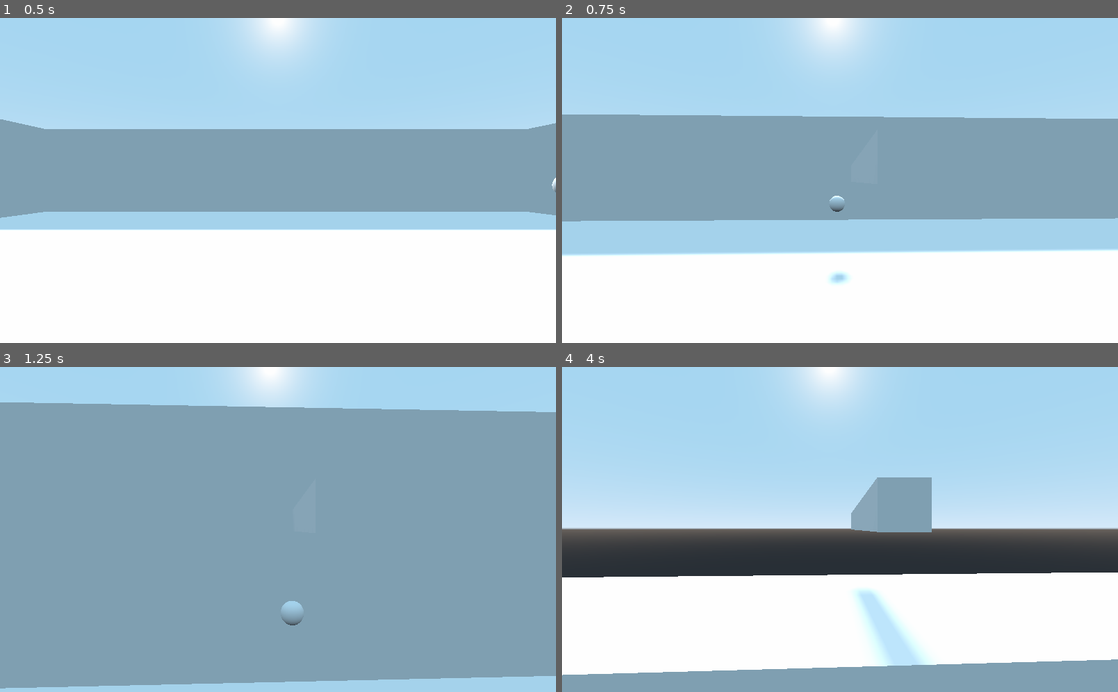
Above: before the commit, frames 1-4 (two rows, left to right).
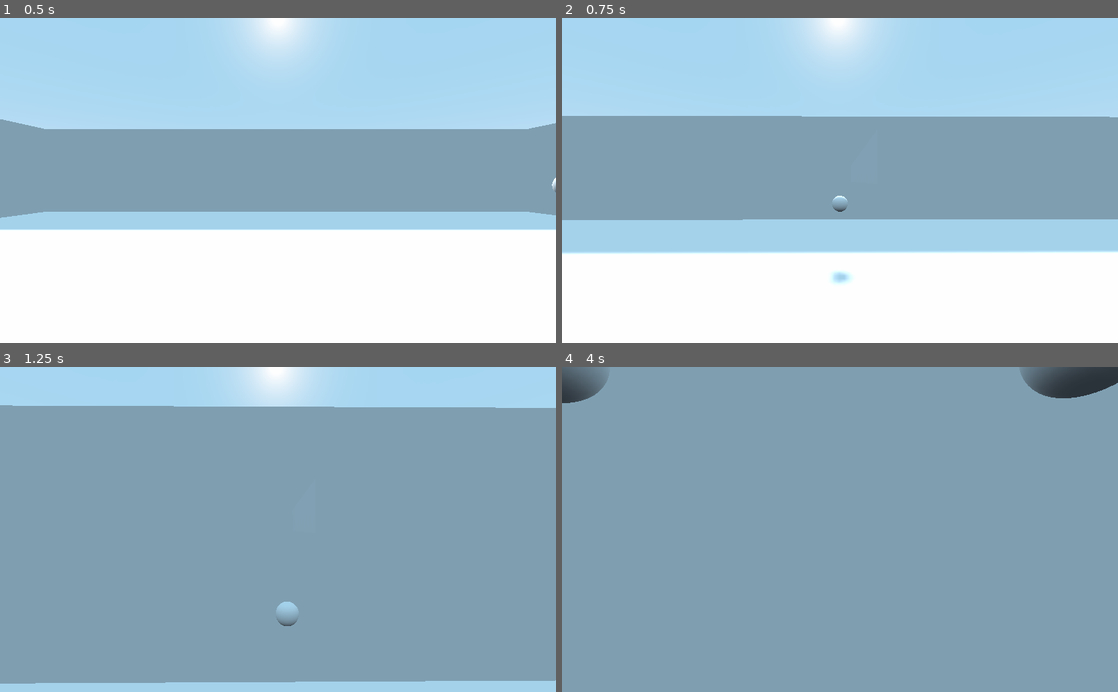
Above: after the commit, the same moments.

Repository: NickCheng0921/curveshot
Game: Godot game, scene res://Scenes/Main.tscn
The game is run twice, just before and just after one commit, with the same random seed, the same clock (stepped at 60 frames per second) and the same inputs.
Inputs (mouse positions are in pixels of both pictures, inside the frame that each line leads up to):
- Up to frame 1 (0.5 s): no input
- Up to frame 2 (0.75 s): move the mouse to (867, 180) at 0.52 s; hold W (move_forward) from 0.53 s (still down); click (867, 180) at 0.6 s
- Up to frame 3 (1.25 s): keep holding W (move_forward); tap Space (jump) at 0.77 s
- Up to frame 4 (4 s): keep holding W (move_forward); move the mouse to (812, 529) at 1.27 s; click (812, 529) at 1.35 s; tap Space (jump) at 1.52, 3.02, 3.77 s; move the mouse to (851, 523) at 2.02 s; click (851, 523) at 2.1 s; move the mouse to (834, 536) at 2.77 s; click (834, 536) at 2.85 s; move the mouse to (878, 532) at 3.52 s; click (878, 532) at 3.6 s

Frame 1 is identical in both runs. In frame 2, 0.9% of the frame differs, in the area x 0-100%, y 29-81%; in frame 3, 1.4%; in frame 4, 90%, in the area x 0-100%, y 0-95%.

Commit message:
Fixed camera clamping; extracted view rotation code into _process

Diff:
--- a/3dDemo/Scenes/Main.tscn
+++ b/3dDemo/Scenes/Main.tscn
@@ -49,7 +49,6 @@
 transform = Transform( 1, 0, 0, 0, 1, 0, 0, 0, 1, 0, 4.15772, 0 )
 
 [node name="Walls" type="StaticBody" parent="."]
-editor/display_folded = true
 
 [node name="Wall +x" type="MeshInstance" parent="Walls"]
 transform = Transform( 1, 0, 0, 0, 5, 0, 0, 0, 15, 16, 0, 0 )
--- a/3dDemo/Scenes/Player.tscn
+++ b/3dDemo/Scenes/Player.tscn
@@ -11,16 +11,17 @@
 [node name="Player" type="KinematicBody"]
 collision_mask = 6
 script = ExtResource( 1 )
+SENSITIVITY = 0.5
+SMOOTHNESS = 0.0
 
 [node name="Pivot" type="Spatial" parent="."]
-editor/display_folded = true
 
 [node name="MeshInstance" type="MeshInstance" parent="Pivot"]
 mesh = SubResource( 1 )
 material/0 = null
 
 [node name="MeshInstance2" type="MeshInstance" parent="Pivot"]
-transform = Transform( -4.37114e-008, 0, 0.1, 0, 0.1, 0, -1, 0, -4.37114e-009, 0.236864, 0.787365, -1.85087 )
+transform = Transform( -4.37114e-08, 0, 0.1, 0, 0.1, 0, -1, 0, -4.37114e-09, 0.236864, 0.787365, -1.85087 )
 mesh = SubResource( 2 )
 material/0 = null
 
--- a/3dDemo/Scripts/Player.gd
+++ b/3dDemo/Scripts/Player.gd
@@ -6,7 +6,7 @@
 export var fall_acceleration = 75
 export var jump_impulse = 20
 #camera controls
-export var SENSITIVITY := 2
+export var SENSITIVITY := 2.0
 export var SMOOTHNESS := 10.0
 #bullet global variables
 export var bullet_velocity = 50
@@ -78,17 +78,6 @@
 	if direction != Vector3.ZERO:
 		direction = direction.normalized()
 
-	#mouse based rotation
-	rotation_velocity = rotation_velocity.linear_interpolate(camera_input * SENSITIVITY, delta * SMOOTHNESS)
-	# Clamp vertical rotation
-	rotation_degrees.x = clamp(rotation_degrees.x, deg2rad(-90), deg2rad(90))
-
-	camera.rotation_degrees.x += -deg2rad(rotation_velocity.y)
-	y_rotation = -deg2rad(rotation_velocity.x)
-	rotation_degrees.y += y_rotation #move mesh
-
-	camera_input = Vector2.ZERO
-
 	# Ground velocity
 	velocity.x = direction.x * speed
 	velocity.z = direction.z * speed
@@ -99,3 +88,15 @@
 		velocity.y += jump_impulse
 	velocity = velocity.rotated(y_axis, global_y_degree)
 	velocity = move_and_slide(velocity, Vector3.UP)
+
+func _process(delta):
+	#mouse based rotation
+	rotation_velocity = rotation_velocity.linear_interpolate(camera_input * SENSITIVITY, 1 - (delta * SMOOTHNESS))
+	# Clamp vertical rotation
+	camera.rotation_degrees.x += -rotation_velocity.y*delta
+	camera.rotation_degrees.x = clamp(camera.rotation_degrees.x, -90, 90)
+
+	# Horizontally Rotate mesh
+	rotation_degrees.y += -rotation_velocity.x*delta
+
+	camera_input = Vector2.ZERO
